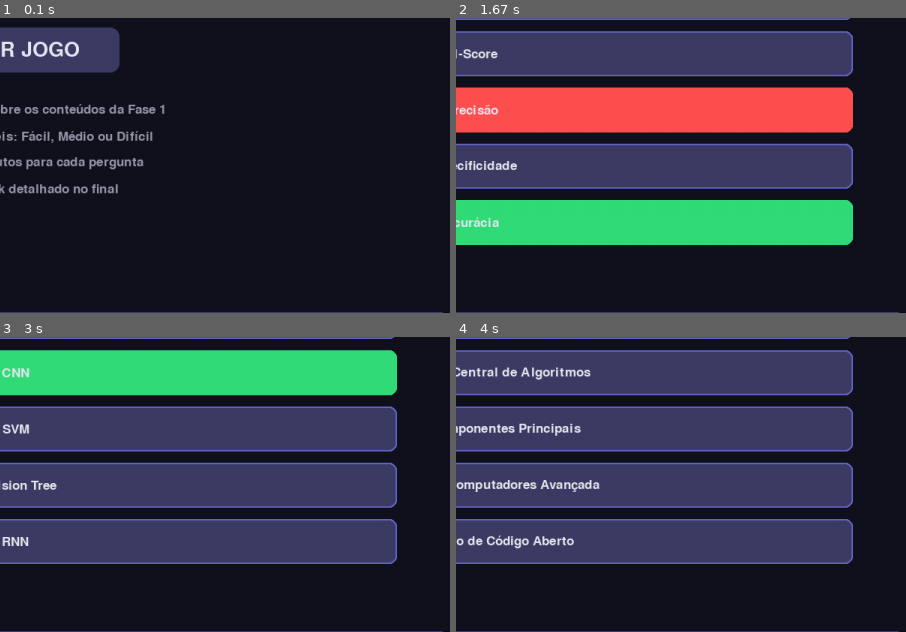
Above: before the commit, frames 1-4 (two rows, left to right).
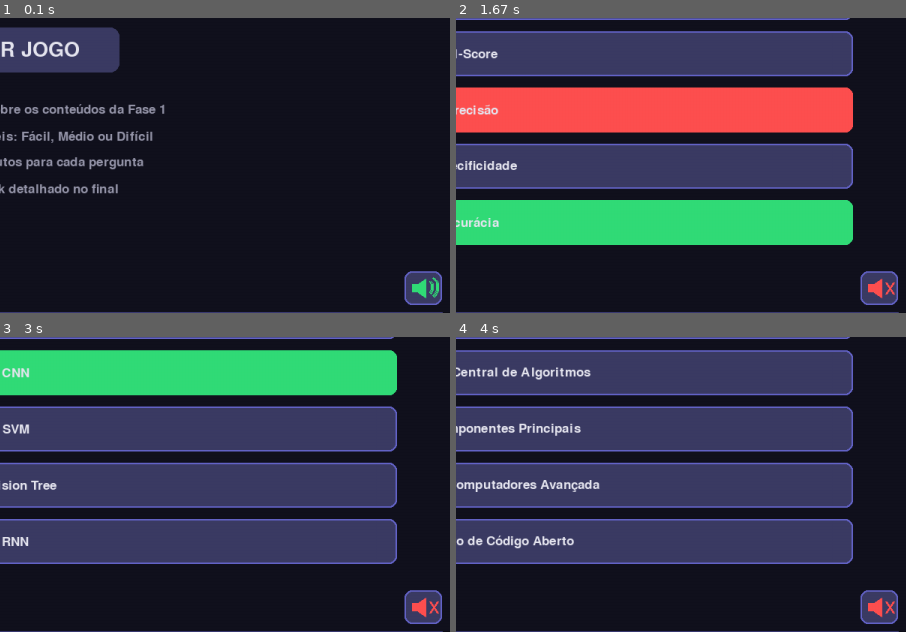
Above: after the commit, the same moments.

Repository: brunojose1977/brunojose1977-Fiap-PostTech-2026-Revisao_Fase1
Game: pygame game, started from fiap_postech_quiz.py
Same seed, same stepped clock (60 frames per second), same inputs: the game is played once before the commit and once after it.
Inputs (mouse positions are % of the whole screen's width and height, from its top left):
- Up to frame 1 (0.1 s): no input
- Up to frame 2 (1.67 s): click (96, 87) at 0.38 s; click "INICIAR JOGO" at 0.72 s; click "FÁCIL (10 perguntas)" at 1.05 s; click (62, 58) at 1.38 s
- Up to frame 3 (3 s): click "GitHub: repositório do projeto" at 1.72 s; click (45, 76) at 2.05 s; click (47, 32) at 2.38 s; click "B) CNN" at 2.72 s
- Up to frame 4 (4 s): click "LinkedIn: Bruno José e Silva" at 3.05 s; click (81, 47) at 3.38 s; click (71, 31) at 3.72 s
The pictures show only the part of the screen within x 49-99%, y 41-91%; the shares and areas given below are measured in that part.

The runs differ from the first frame. In frame 1, 0.9% of the frame differs, in the area x 89-99%, y 85-98%; in frame 2, 0.9%; in frame 3, 0.9%; in frame 4, 0.9%.

Commit message:
Melhorias adicionadas: Nova música de introdução, novos sons de acerto e erro, música final de encerramento, controle de liga/desliga do som

Diff:
--- /dev/null
+++ b/Prompt Kimi K3/Prompt Cursos - V3 - melhorias.txt
@@ -0,0 +1,13 @@
+Atualize o projeto do jogo com as seguintes modificações
+
+1 - Ao iniciar o jogo trocar a musiquinha de Introdução para uma semelhante ao do "Super Mario", algo curto de 2 segundos;
+
+3 - adicione um som típico de jogo, para acerto semelhante ao do jogo "Super Mario";
+
+4 - adicione um som típico de jogo, para erro semelhante ao do jogo "Super Mario";
+
+5 - Ao final, no momento de apresentar o SCORE do jogador, colocar uma musiquinha de 2 segundos semelhante ao do encerramento do jogo "Super Mario";
+
+6 - Se ocorrer o Bonus de pontos por 100% do acerto, coloque um som adicional para o Bonus semelhante a algo de mesma situação do jogo "Super Mario"
+
+7 - Coloque uma opção para clicar com um ícone de um autofalantes com opção de ligar e desligar o som. O ícone deve mostrar se o som está ativados ou desligado.
--- a/fiap_postech_quiz.py
+++ b/fiap_postech_quiz.py
@@ -128,8 +128,8 @@
 # =============================================================================
 # FUNÇÕES AUXILIARES
 # =============================================================================
-def create_sound(notes, volume=0.25):
-    """Cria um efeito sonoro a partir de notas (frequência, duração)."""
+def create_sound(notes, volume=0.25, waveform="square"):
+    """Cria um som chiptune original a partir de notas (frequência, duração)."""
     if not pygame.mixer.get_init():
         return None
 
@@ -140,13 +140,18 @@
     for frequency, duration in notes:
         sample_count = int(sample_rate * duration)
         for index in range(sample_count):
-            # Pequeno fade-out evita estalos entre as notas.
-            fade = max(0.0, 1.0 - index / sample_count)
-            value = int(
-                amplitude
-                * fade
-                * math.sin(2 * math.pi * frequency * index / sample_rate)
-            )
+            if frequency == 0:
+                value = 0
+            else:
+                phase = math.sin(2 * math.pi * frequency * index / sample_rate)
+                wave = (1 if phase >= 0 else -1) if waveform == "square" else phase
+                # Ataque e fade curtos evitam estalos entre as notas.
+                attack = min(1.0, index / max(1, int(sample_rate * 0.005)))
+                release = min(
+                    1.0,
+                    (sample_count - index) / max(1, int(sample_rate * 0.025)),
+                )
+                value = int(amplitude * wave * attack * release)
             for _ in range(channels):
                 samples.append(value)
 
@@ -208,6 +213,64 @@
     draw_rounded_rect(surface, c, rect, 12)
     draw_text(surface, text, font, text_color, rect.center)
     return rect
+
+
+def draw_sound_button(surface, enabled):
+    """Desenha um alto-falante indicando se o áudio está ligado ou desligado."""
+    rect = pygame.Rect(SCREEN_WIDTH - 70, SCREEN_HEIGHT - 125, 50, 45)
+    hovered = rect.collidepoint(pygame.mouse.get_pos())
+    background = COLOR_BUTTON_HOVER if hovered else COLOR_BUTTON
+    icon_color = COLOR_SUCCESS if enabled else COLOR_ERROR
+    draw_rounded_rect(surface, background, rect, 10)
+    pygame.draw.rect(surface, COLOR_CARD_BORDER, rect, 2, border_radius=10)
+
+    # Corpo do alto-falante.
+    pygame.draw.rect(surface, icon_color, (rect.x + 10, rect.y + 17, 8, 11))
+    pygame.draw.polygon(
+        surface,
+        icon_color,
+        [
+            (rect.x + 18, rect.y + 17),
+            (rect.x + 28, rect.y + 10),
+            (rect.x + 28, rect.y + 35),
+            (rect.x + 18, rect.y + 28),
+        ],
+    )
+
+    if enabled:
+        pygame.draw.arc(
+            surface,
+            icon_color,
+            (rect.x + 23, rect.y + 12, 17, 21),
+            -math.pi / 3,
+            math.pi / 3,
+            2,
+        )
+        pygame.draw.arc(
+            surface,
+            icon_color,
+            (rect.x + 20, rect.y + 7, 27, 31),
+            -math.pi / 3,
+            math.pi / 3,
+            2,
+        )
+    else:
+        pygame.draw.line(
+            surface,
+            icon_color,
+            (rect.x + 34, rect.y + 15),
+            (rect.x + 44, rect.y + 30),
+            3,
+        )
+        pygame.draw.line(
+            surface,
+            icon_color,
+            (rect.x + 44, rect.y + 15),
+            (rect.x + 34, rect.y + 30),
+            3,
+        )
+    return rect
+
 
 def draw_footer(surface):
     """Desenha o rodapé e devolve as áreas dos links clicáveis."""
@@ -289,30 +352,72 @@
         self.review_index = 0
         self.footer_links = []
         self.points_per_hit = {"easy": 1000, "medium": 1250, "hard": 1500}
+        self.sound_enabled = True
+        self.results_sound_played = False
         self.intro_sound = None
         self.correct_sound = None
         self.wrong_sound = None
+        self.results_sound = None
+        self.bonus_sound = None
         self.setup_sounds()
 
     def setup_sounds(self):
-        """Prepara a introdução curta e os efeitos de acerto e erro."""
+        """Prepara melodias e efeitos originais em estilo chiptune 8-bit."""
         try:
             self.intro_sound = create_sound(
-                [(523.25, 0.35), (659.25, 0.35), (783.99, 0.40),
-                 (1046.50, 0.55), (783.99, 0.35)],
-                volume=0.18,
+                [
+                    (523.25, 0.18), (659.25, 0.18), (783.99, 0.18),
+                    (1046.50, 0.25), (0, 0.08), (783.99, 0.15),
+                    (880.00, 0.15), (987.77, 0.15), (1046.50, 0.30),
+                    (392.00, 0.18), (523.25, 0.20),
+                ],
+                volume=0.12,
             )
             self.correct_sound = create_sound(
-                [(659.25, 0.10), (783.99, 0.10), (1046.50, 0.22)]
+                [
+                    (659.25, 0.07), (783.99, 0.07),
+                    (987.77, 0.07), (1318.51, 0.20),
+                ],
+                volume=0.14,
             )
             self.wrong_sound = create_sound(
-                [(220.00, 0.16), (164.81, 0.28)], volume=0.22
+                [(311.13, 0.10), (233.08, 0.13), (174.61, 0.28)],
+                volume=0.14,
             )
-            if self.intro_sound:
+            self.results_sound = create_sound(
+                [
+                    (392.00, 0.15), (523.25, 0.15), (659.25, 0.15),
+                    (783.99, 0.20), (0, 0.08), (659.25, 0.15),
+                    (783.99, 0.15), (987.77, 0.18), (1046.50, 0.22),
+                    (1318.51, 0.32), (1046.50, 0.25),
+                ],
+                volume=0.12,
+            )
+            self.bonus_sound = create_sound(
+                [
+                    (1046.50, 0.08), (1318.51, 0.08), (1567.98, 0.08),
+                    (2093.00, 0.12), (1567.98, 0.08), (2093.00, 0.25),
+                ],
+                volume=0.13,
+            )
+            if self.sound_enabled and self.intro_sound:
                 self.intro_sound.play()
         except pygame.error:
             # O jogo continua normalmente em computadores sem dispositivo de áudio.
             self.intro_sound = self.correct_sound = self.wrong_sound = None
+            self.results_sound = self.bonus_sound = None
+
+    def play_sound(self, sound):
+        """Reproduz um som somente quando o áudio estiver ativado."""
+        if self.sound_enabled and sound:
+            return sound.play()
+        return None
+
+    def toggle_sound(self):
+        """Alterna o áudio e interrompe imediatamente os sons ao desligá-lo."""
+        self.sound_enabled = not self.sound_enabled
+        if not self.sound_enabled and pygame.mixer.get_init():
+            pygame.mixer.stop()
 
     def start_game(self, difficulty):
         self.difficulty = difficulty
@@ -334,6 +439,7 @@
         self.timer = 120
         self.timer_started = False
         self.feedback_state = None
+        self.results_sound_played = False
         self.state = "PLAYING"
 
     def next_question(self):
@@ -358,8 +464,7 @@
             self.score += 1
             self.category_stats[cat]["correct"] += 1
             self.feedback_state = "correct"
-            if self.correct_sound:
-                self.correct_sound.play()
+            self.play_sound(self.correct_sound)
         else:
             self.wrong_answers.append({
                 "question": q["question"],
@@ -369,8 +474,7 @@
                 "category": cat
             })
             self.feedback_state = "wrong"
-            if self.wrong_sound:
-                self.wrong_sound.play()
+            self.play_sound(self.wrong_sound)
 
         self.feedback_timer = pygame.time.get_ticks()
 
@@ -394,8 +498,7 @@
                         "explanation": q["explanation"],
                         "category": cat
                     })
-                    if self.wrong_sound:
-                        self.wrong_sound.play()
+                    self.play_sound(self.wrong_sound)
                     self.next_question()
 
     def draw_menu(self):
@@ -554,6 +657,12 @@
         perfect_bonus = 2000 if total > 0 and correct == total else 0
         final_score = base_points + perfect_bonus
 
+        if not self.results_sound_played:
+            channel = self.play_sound(self.results_sound)
+            if channel and perfect_bonus and self.bonus_sound:
+                channel.queue(self.bonus_sound)
+            self.results_sound_played = True
+
         # Card principal
         card = pygame.Rect(100, 110, SCREEN_WIDTH - 200, 180)
         draw_rounded_rect(screen, COLOR_CARD_BG, card, 16)
@@ -760,7 +869,11 @@
                                 elif action == "menu":
                                     self.state = "MENU"
 
+            sound_button = draw_sound_button(screen, self.sound_enabled)
+
             if clicked:
+                if sound_button.collidepoint(mouse_pos):
+                    self.toggle_sound()
                 for link_rect, url in self.footer_links:
                     if link_rect.collidepoint(mouse_pos):
                         webbrowser.open(url, new=2)
